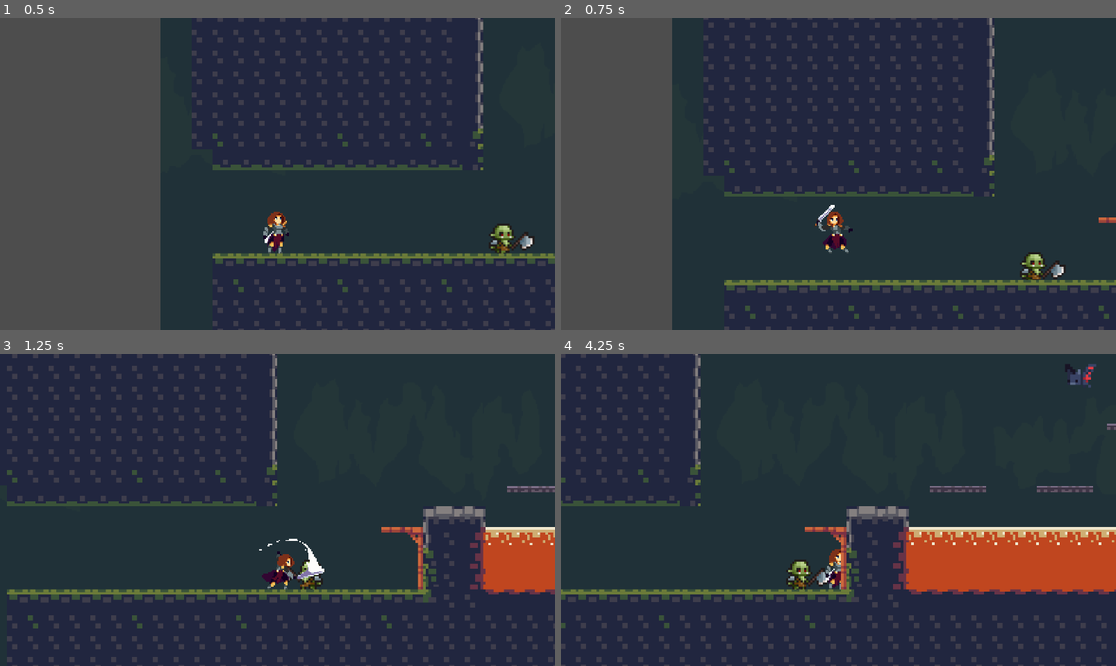
Above: before the commit, frames 1-4 (two rows, left to right).
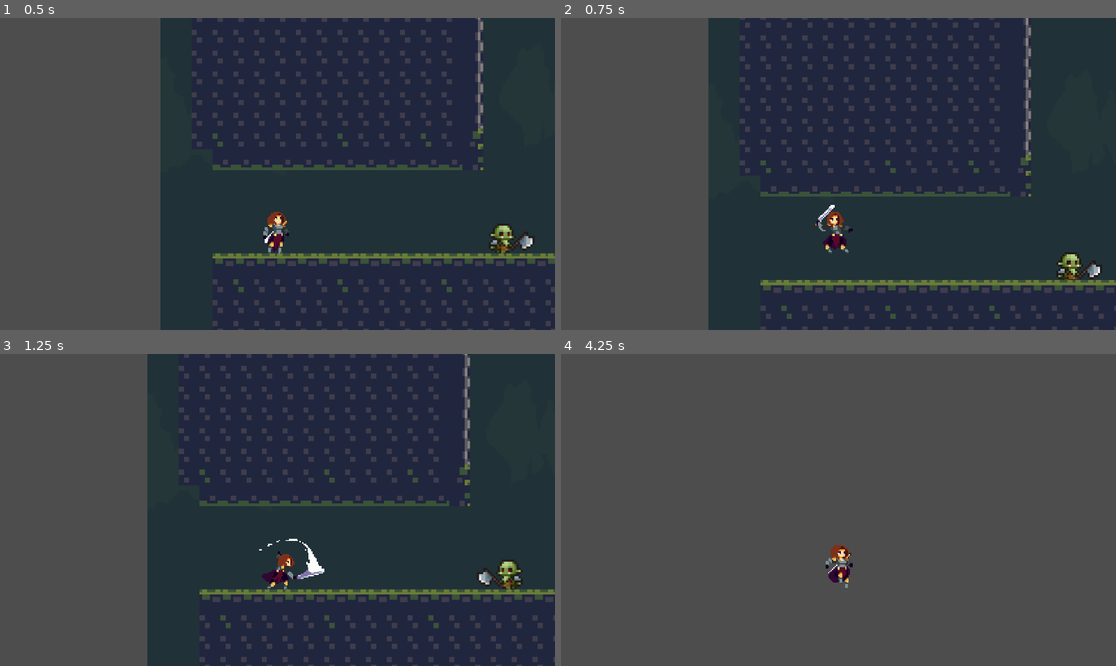
Above: after the commit, the same moments.

Repository: FakhriRyu/Game-Into-The-Light
Game: Godot game, scene res://scenes/level/level_1.tscn
Same seed, same stepped clock (60 frames per second), same inputs: the game is played once before the commit and once after it.
Inputs:
- Up to frame 1 (0.5 s): no input
- Up to frame 2 (0.75 s): hold D (move_right) from 0.53 s (still down); hold Space (jump) from 0.53 s (still down); tap J (attack) at 0.6 s
- Up to frame 3 (1.25 s): keep holding D (move_right); keep holding Space (jump)
- Up to frame 4 (4.25 s): release Space (jump) at 1.28 s; tap Space (jump) at 1.35, 1.52, 1.82, 3.02, 3.32 s; tap J (attack) at 1.55, 2.1, 2.85 s; release D (move_right) at 2.03 s; hold A (move_left) 2.03-2.78 s; hold Space (jump) 2.03-2.78 s; hold D (move_right) from 2.78 s (still down); hold Space (jump) from 3.53 s (still down)

Frame 1 is identical in both runs. In frame 2, 17% of the frame differs, in the area x 20-100%, y 0-100%; in frame 3, 38%; in frame 4, 95%, in the area x 0-100%, y 0-100%.

Commit message:
fixing attack area player and cannot move when attacking

Diff:
--- a/scripts/player.gd
+++ b/scripts/player.gd
@@ -7,6 +7,9 @@
 @onready var anim_player: AnimationPlayer = $AnimationPlayer
 @onready var sprite: Sprite2D = $Sprite2D
 @onready var attack_area: Area2D = $AttackArea
+@onready var attack_shape: CollisionShape2D = $AttackArea/CollisionShape2D
+var _attack_area_base_pos: Vector2
+var _attack_shape_base_pos: Vector2
 
 # --- Movement tunables ---
 @export var SPEED: float = 120.0
@@ -47,6 +50,11 @@
 	spawn_point = global_position
 	health = MAX_HEALTH
 	emit_signal("health_changed", health, MAX_HEALTH)
+
+	# cache base offset of attack area and sync to current facing
+	_attack_area_base_pos = attack_area.position
+	_attack_shape_base_pos = attack_shape.position
+	_update_attack_area_side()
 
 	# Reset attack state when animation ends
 	if not anim_player.animation_finished.is_connected(_on_anim_finished):
@@ -73,15 +81,18 @@
 
 	_jump_buf_left = max(0.0, _jump_buf_left - delta)
 
-	# --- Input ---
-	var dir := Input.get_axis("move_left", "move_right")
-	_jump_logic(delta)
-
-	# --- Horizontal movement dengan accel/friction ---
-	if dir != 0:
-		velocity.x = move_toward(velocity.x, dir * SPEED, ACCEL * delta)
+	# --- Input & Movement Lock saat ATTACKING ---
+	if not ATTACKING:
+		var dir := Input.get_axis("move_left", "move_right")
+		_jump_logic(delta)
+		# --- Horizontal movement dengan accel/friction ---
+		if dir != 0:
+			velocity.x = move_toward(velocity.x, dir * SPEED, ACCEL * delta)
+		else:
+			velocity.x = move_toward(velocity.x, 0, FRICTION * delta)
 	else:
-		velocity.x = move_toward(velocity.x, 0, FRICTION * delta)
+		# Kunci gerak horizontal saat menyerang
+		velocity.x = 0
 
 	# --- Gravity ---
 	if not is_on_floor():
@@ -96,6 +107,8 @@
 
 func _input(event: InputEvent) -> void:
 	if event.is_action_pressed("jump"):
+		if ATTACKING:
+			return
 		_jump_buf_left = JUMP_BUFFER
 		_jump_held = true
 	elif event.is_action_released("jump"):
@@ -112,6 +125,8 @@
 	ATTACKING = true
 
 	anim_player.play("attack")
+	# Pastikan hitbox serangan berada di sisi yang benar saat mulai menyerang
+	_update_attack_area_side()
 
 func _on_anim_finished(anim_name: StringName) -> void:
 	if anim_name == "attack":
@@ -178,6 +193,14 @@
 	# Flip arah
 	if abs(velocity.x) > 1.0:
 		sprite.flip_h = velocity.x < 0
+		_update_attack_area_side()
+
+func _update_attack_area_side() -> void:
+	# Mirror the collision shape position instead of the Area2D node,
+	# because the shape carries the actual offset used for collisions.
+	var pos := _attack_shape_base_pos
+	pos.x = abs(pos.x) * (-1 if sprite.flip_h else 1)
+	attack_shape.position = pos
 
 # ---------------- Combat / Health ----------------
 
